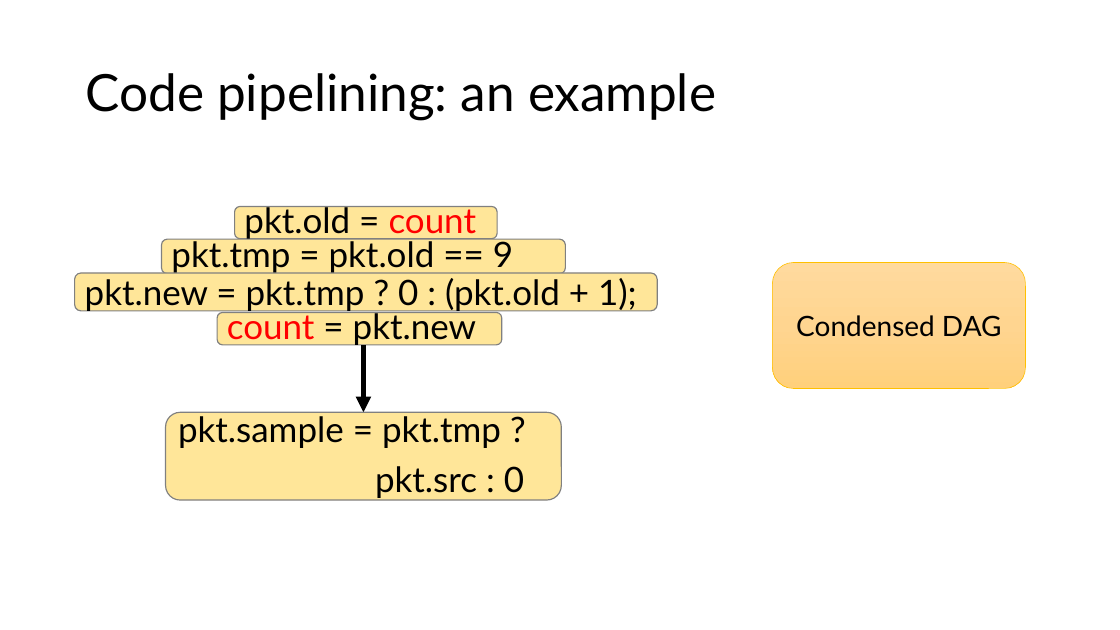
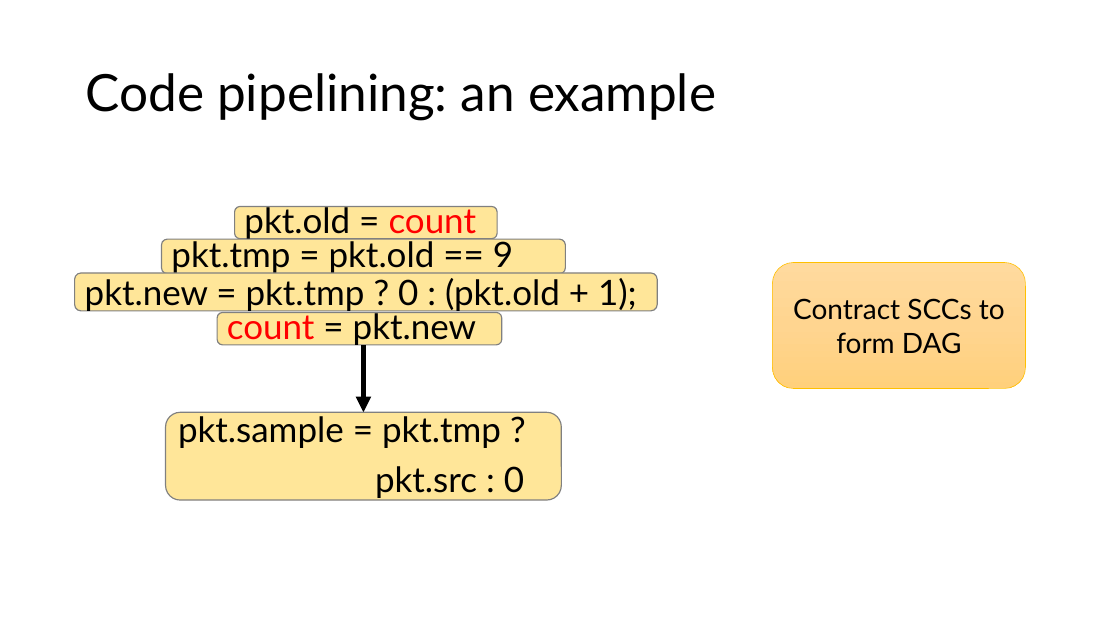
Before and after one commit to anirudhSK/pifo-domino-marple-ppts, a slide deck: slide 38 of combined_domino_pifo.pptx (slide 37 before the commit). Drawn at 1120x630 pixels with LibreOffice and Linux fonts; fonts in the diff are those of the drawing. Boxes give left, top, right and bottom in pixels: in the first picture for what was removed or moved away, otherwise in the second. Text is boxed around its words. In the diff, an @@ line names an element or a change of style, - is before the commit and + after.

```diff
--- a/combined_domino_pifo.pptx
+++ b/combined_domino_pifo.pptx
@@ text in rounded rectangle at [793, 298, 1005, 354]: text changed @@
-Condensed DAG
+Contract SCCs to form DAG
```
Also in this commit, not shown: 12 other slides changed, 1 slide added.
